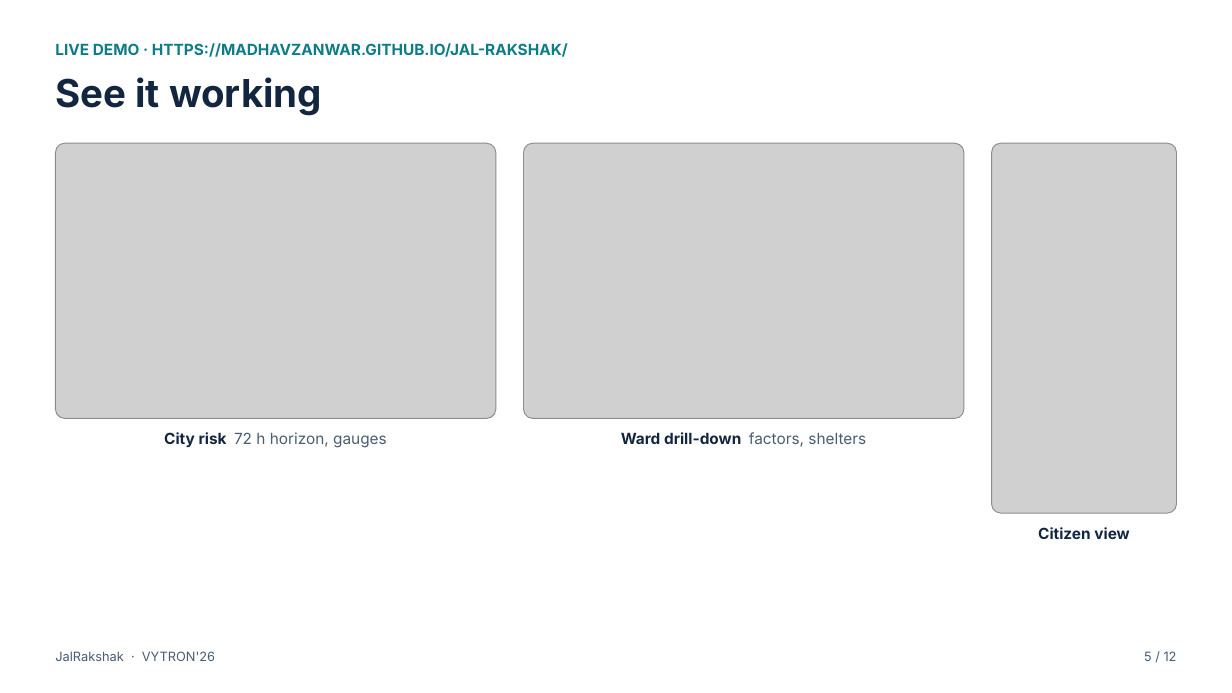
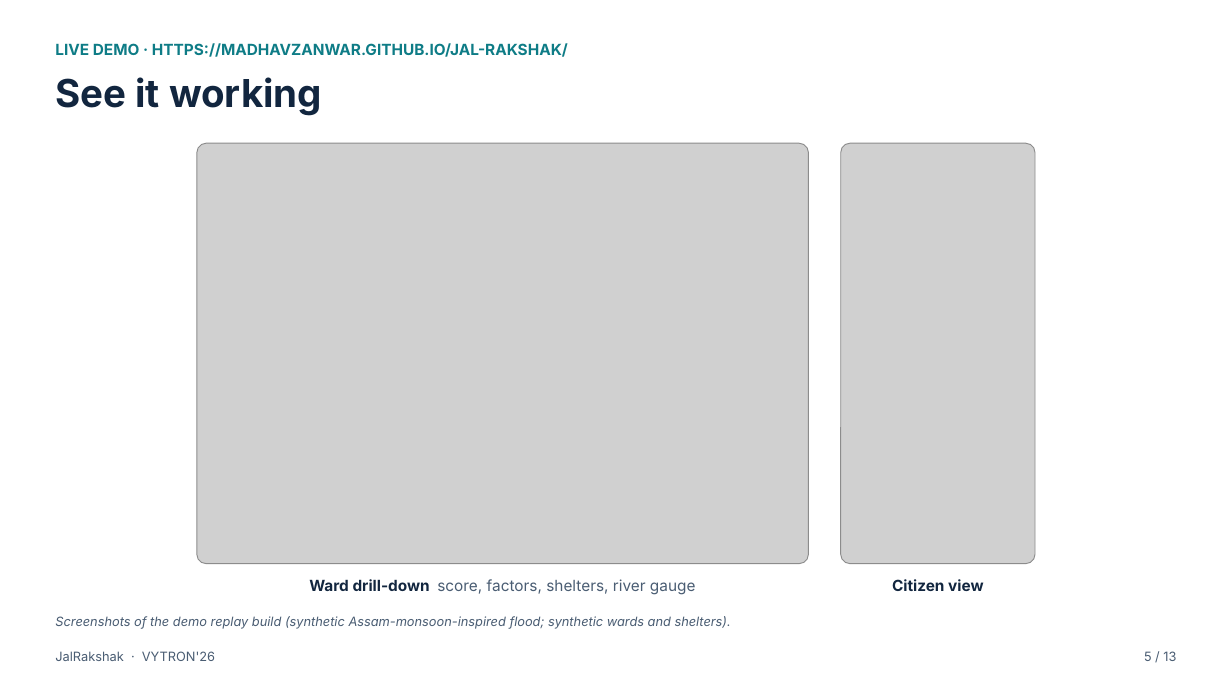
Before and after one commit to madhavzanwar/Jal-rakshak, a slide deck: slide 5 of submission/vytron-26/JalRakshak_VYTRON26_Round1.pptx. Drawn at 1232x693 pixels with LibreOffice and Linux fonts; fonts in the diff are those of the drawing; grey boxes stand for pictures. Boxes give left, top, right and bottom in pixels: in the first picture for what was removed or moved away, otherwise in the second. Text is boxed around its words. In the diff, an @@ line names an element or a change of style, - is before the commit and + after.

```diff
--- a/submission/vytron-26/JalRakshak_VYTRON26_Round1.pptx
+++ b/submission/vytron-26/JalRakshak_VYTRON26_Round1.pptx
@@ picture removed at bbox=[55, 143, 496, 419] @@
@@ picture added at bbox=[197, 143, 809, 564] @@
@@ picture removed at bbox=[524, 143, 965, 419] @@
@@ picture added at bbox=[841, 143, 1035, 564] @@
@@ picture removed at bbox=[992, 143, 1177, 513] @@
@@ text removed at bbox=[164, 432, 387, 448] @@
-City risk 72 h horizon, gauges
@@ text at bbox=[309, 579, 696, 595]: text changed @@
-Ward drill-down factors, shelters
+Ward drill-down score, factors, shelters, river gauge
@@ text "Citizen view": place and size @@
-text "Citizen view" at bbox=[1038, 527, 1129, 539]
+text "Citizen view" at bbox=[892, 579, 983, 591]
@@ text added at bbox=[55, 616, 731, 629], 10 pt, text #4A5D73, italic @@
+Screenshots of the demo replay build (synthetic Assam-monsoon-inspired flood; synthetic wards and shelters).
@@ text at bbox=[1144, 651, 1176, 661]: text changed @@
-5 / 12
+5 / 13
```
Also in this commit, not shown: 11 other slides changed, 1 slide added, 17 other files.
